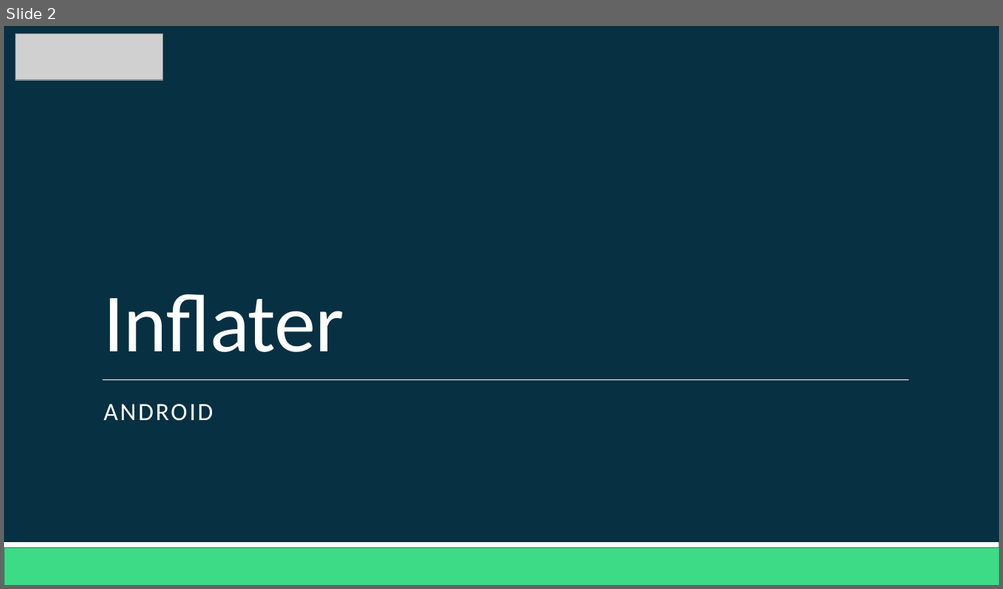
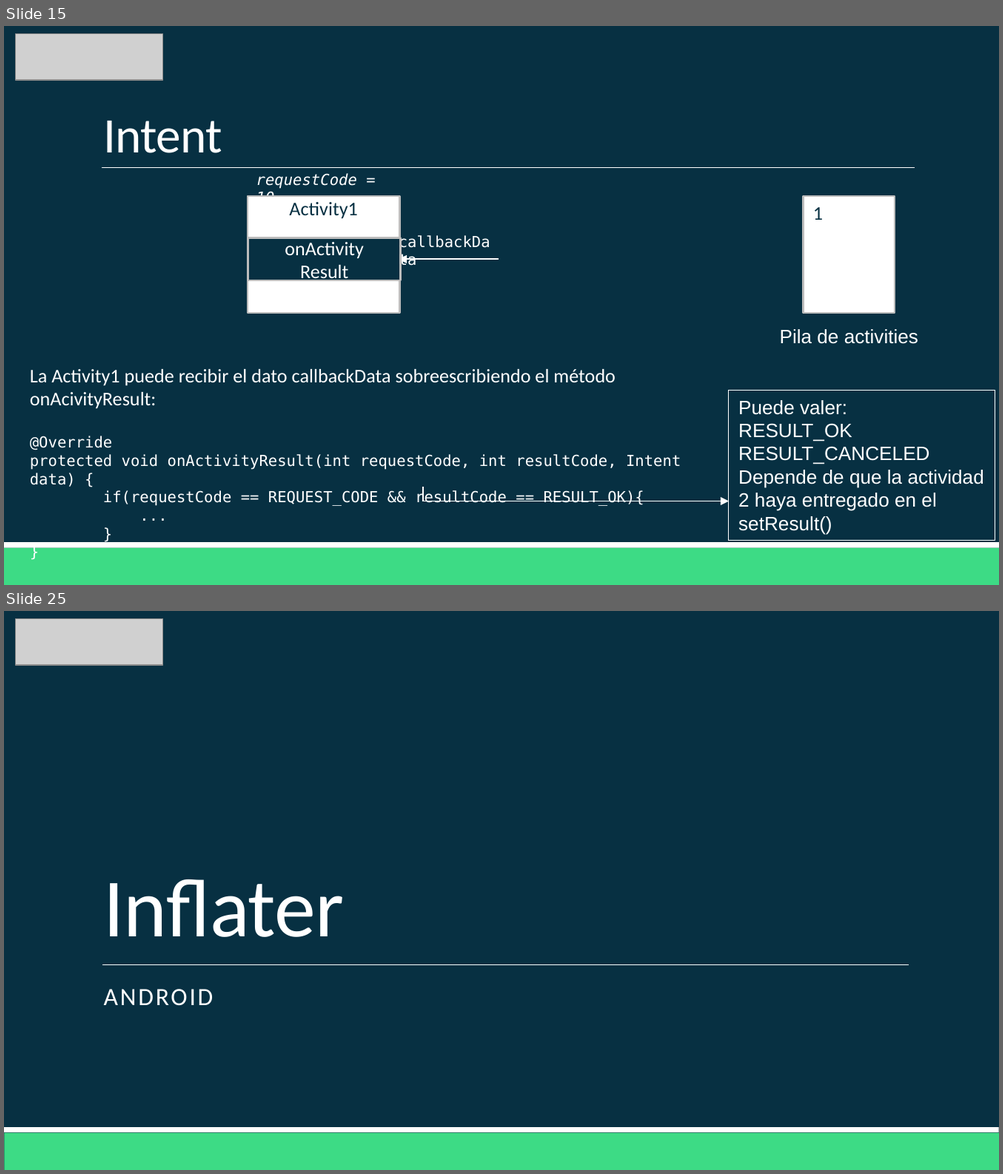
Before and after one commit to Domiciano/AppMoviles201, a slide deck: Clase3/Clase 3.pptx. Shown one above the other, each under a label of ours: slide 2 before the commit, slides 15 and 25 after it; the slides between them are not shown. The pictures are 1003x589 and 1003x1174 pixels, drawn with LibreOffice and Linux fonts; fonts in the diff are those of the drawing; grey boxes stand for pictures. Boxes give left, top, right and bottom in pixels: in the first picture for what was removed or moved away, otherwise in the second. Text is boxed around its words. In the diff, an @@ line names an element or a change of style, - is before the commit and + after.

```diff
--- a/Clase3/Clase 3.pptx
+++ b/Clase3/Clase 3.pptx
@@ slide 15 added at box(4, 26, 999, 585), background #073042; not listed: 2 template elements that a slide beside it also shows @@
@@ picture added at box(16, 34, 163, 81) @@
@@ title added at box(103, 121, 222, 153), 36 pt, text #FFFFFF @@
+Intent
@@ line added from (102, 168) to (914, 168), #FFFFFF 0.5 pt @@
@@ text added at box(256, 173, 357, 197), 11 pt, text #FFFFFF, italic @@
+requestCode = 10
@@ rectangle added at box(247, 196, 400, 313), fill #FFFFFF, outline #BDBDBD 1.25 pt, 14 pt, text #073042 @@
+Activity1
@@ rectangle added at box(802, 196, 894, 313), fill #FFFFFF, outline #BDBDBD 1.25 pt, 14 pt, text #073042 @@
+1
@@ rectangle added at box(249, 238, 401, 281), fill #073042, outline #BDBDBD 1.25 pt, 14 pt, text #FFFFFF @@
+onActivity
+Result
@@ text added at box(389, 228, 509, 257), 11 pt, text #FFFFFF @@
+callbackData
@@ arrow added from (498, 260) to (399, 260), #FFFFFF 1 pt @@
@@ text added at box(780, 329, 918, 344), 14 pt, text #FFFFFF @@
+Pila de activities
@@ text added at box(30, 369, 680, 506), 11 pt, text #FFFFFF @@
+La Activity1 puede recibir el dato callbackData sobreescribiendo el método onAcivityResult:
+@Override
+protected void onActivityResult(int requestCode, int resultCode, Intent data) {
+if(requestCode == REQUEST_CODE && resultCode == RESULT_OK){
+...
+}
+}
@@ rectangle added at box(728, 390, 995, 540), outline #FFFFFF 0.75 pt, 14 pt, text #FFFFFF @@
+Puede valer:
+RESULT_OK
+RESULT_CANCELED
+Depende de que la actividad 2 haya entregado en el setResult()
@@ line added from (423, 501) to (423, 488), #FFFFFF 1 pt @@
@@ arrow added from (423, 501) to (728, 501), #FFFFFF 1 pt @@
@@ what was slide 2 is now slide 25 @@
```
Also in this commit, not shown: 1 slide changed, 22 other slides added, 8 other files.
